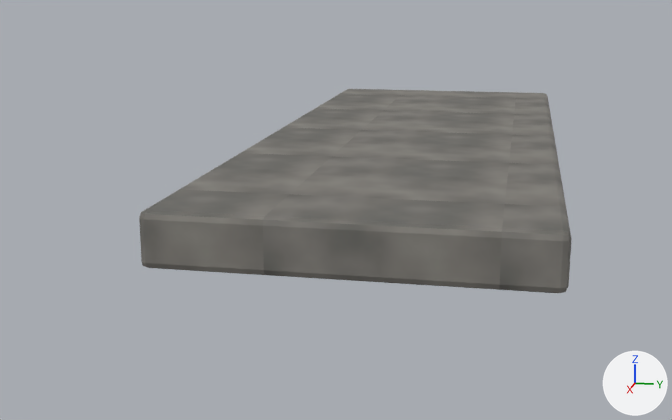
Two versions of the OBJ model resources/blender/zombie_street/Street_BlockL2_Coping.obj, one commit apart.
Rendered twice from a camera (50 mm lens) standing at (2.8, 0.48, 0.56) and looking at (0.28, -0.02, -0.07). Arrows for +X, +Y and +Z are at lower right; the lights stay in place. The older version comes first. Where no turn or scale is listed for an object, it has been applied to the vertices.

In view in the first picture: 'Street_BlockL2_Coping'.
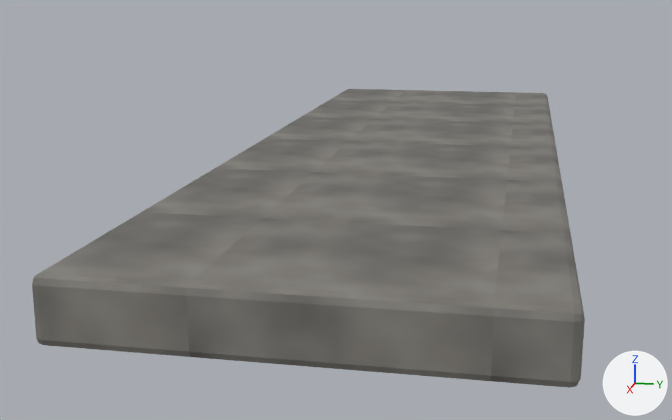
The newer file is also turned or shifted as a whole; pictures and numbers use the older file's frame.

The edits, one by one:
me_street_blockl2_coping is used by ob_street_blockl2_coping; location (0.0, 0.0, 0.0).
me_street_blockl2_coping had 56 vertices, 108 faces and spanned x -1.12..1.12, y -0.26..0.58, z 0.0..0.12.
me_street_blockl2_coping now has 56 vertices, 108 faces and spans x -1.12..1.54, y -0.26..0.58, z 0.0..0.12.
Part 1, on me_street_blockl2_coping:
5 vertices are removed from x 1.1..1.12, y -0.26, z 0.0..0.11.
18 faces are deleted.
14 vertices in x 1.11..1.12, y -0.25..0.58, z 0.0..0.12 move by (0.42, 0.0, 0.0).
9 vertices in x 1.1, y -0.26..0.58, z 0.0..0.12 move by (0.43, 0.0, 0.0).
5 vertices are added at (1.53, -0.26, 0.0), (1.53, -0.26, 0.02), (1.53, -0.26, 0.11), (1.54, -0.26, 0.02), (1.54, -0.26, 0.11).
18 new faces join them.

Where the change shows, as pixel boxes [x1, y1, x2, y2] in the pictures (672 x 420 px):
'Street_BlockL2_Coping', reshaped (28% wider, 46% taller): before [139, 89, 571, 293]; after [32, 89, 585, 388]
